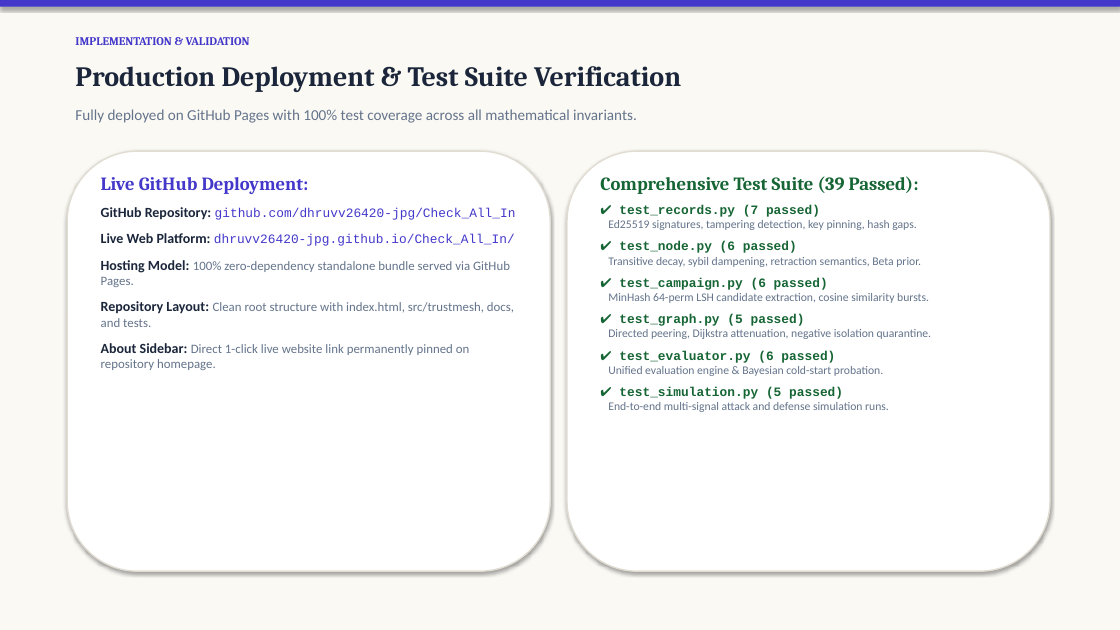
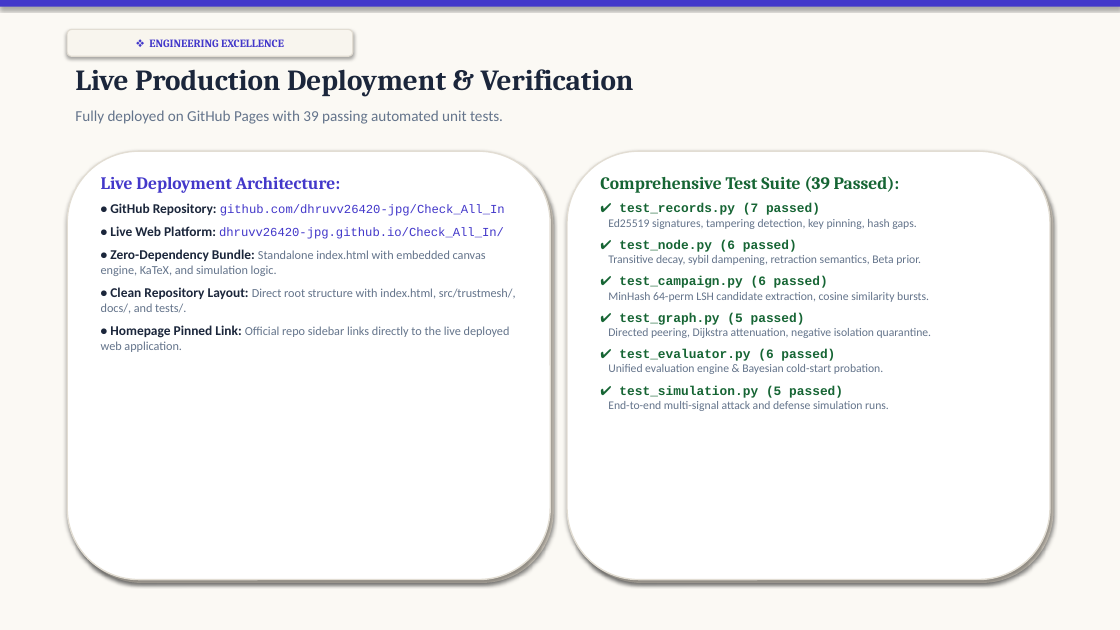
Before and after one commit to dhruvv26420-jpg/Check_All_In, a slide deck: slide 9 of Check_All_In.pptx. Drawn at 1120x630 pixels with LibreOffice and Linux fonts; fonts in the diff are those of the drawing. Boxes give left, top, right and bottom in pixels: in the first picture for what was removed or moved away, otherwise in the second. Text is boxed around its words. In the diff, an @@ line names an element or a change of style, - is before the commit and + after.

Commit message:
feat: enhance Check_All_In.pptx with tactile paper styling, storytelling personas, and live website visuals

```diff
--- a/Check_All_In.pptx
+++ b/Check_All_In.pptx
@@ rounded rectangle added at (x1=67, y1=29, x2=353, y2=56), fill #F8F5EE, outline #E2DDD3 1 pt, 9.5 pt, text #4338CA, bold @@
+❖ ENGINEERING EXCELLENCE
@@ text removed at (x1=75, y1=37, x2=250, y2=45) @@
-IMPLEMENTATION & VALIDATION
@@ text at (x1=75, y1=69, x2=634, y2=97): text changed; size 24 to 25 pt @@
-Production Deployment & Test Suite Verification
+Live Production Deployment & Verification
@@ text at (x1=75, y1=110, x2=503, y2=124): text changed @@
-Fully deployed on GitHub Pages with 100% test coverage across all mathematical invariants.
+Fully deployed on GitHub Pages with 39 passing automated unit tests.
@@ rounded rectangle added at (x1=67, y1=151, x2=550, y2=580), fill #FFFFFF, outline #E2DDD3 1.2 pt @@
@@ rounded rectangle resized from (x1=67, y1=151, x2=550, y2=571) to (x1=71, y1=155, x2=554, y2=583) @@
@@ rounded rectangle at (x1=71, y1=155, x2=554, y2=583): fill #FFFFFF to #DCD5C9; outline #E2DDD3 1.2 pt to none @@
@@ text at (x1=101, y1=177, x2=516, y2=352): text changed; size 11 to 10.5 pt @@
-Live GitHub Deployment:
-GitHub Repository: github.com/dhruvv26420-jpg/Check_All_In
-Live Web Platform: dhruvv26420-jpg.github.io/Check_All_In/
-Hosting Model: 100% zero-dependency standalone bundle served via GitHub Pages.
-Repository Layout: Clean root structure with index.html, src/trustmesh, docs, and tests.
-About Sidebar: Direct 1-click live website link permanently pinned on repository homepage.
+Live Deployment Architecture:
+• GitHub Repository: github.com/dhruvv26420-jpg/Check_All_In
+• Live Web Platform: dhruvv26420-jpg.github.io/Check_All_In/
+• Zero-Dependency Bundle: Standalone index.html with embedded canvas engine, KaTeX, and simulation logic.
+• Clean Repository Layout: Direct root structure with index.html, src/trustmesh/, docs/, and tests/.
+• Homepage Pinned Link: Official repo sidebar links directly to the live deployed web application.
@@ rounded rectangle resized from (x1=567, y1=151, x2=1050, y2=571) to (x1=567, y1=151, x2=1050, y2=580) @@
@@ rounded rectangle added at (x1=571, y1=155, x2=1054, y2=583), fill #DCD5C9 @@
@@ text at (x1=600, y1=176, x2=900, y2=193): size 16 to 15 pt in "Comprehensive Test Suite (39 Passed):" @@
```
Also in this commit, not shown: 6 other slides changed, 3 slides added, 3 slides removed, 1 other file.
